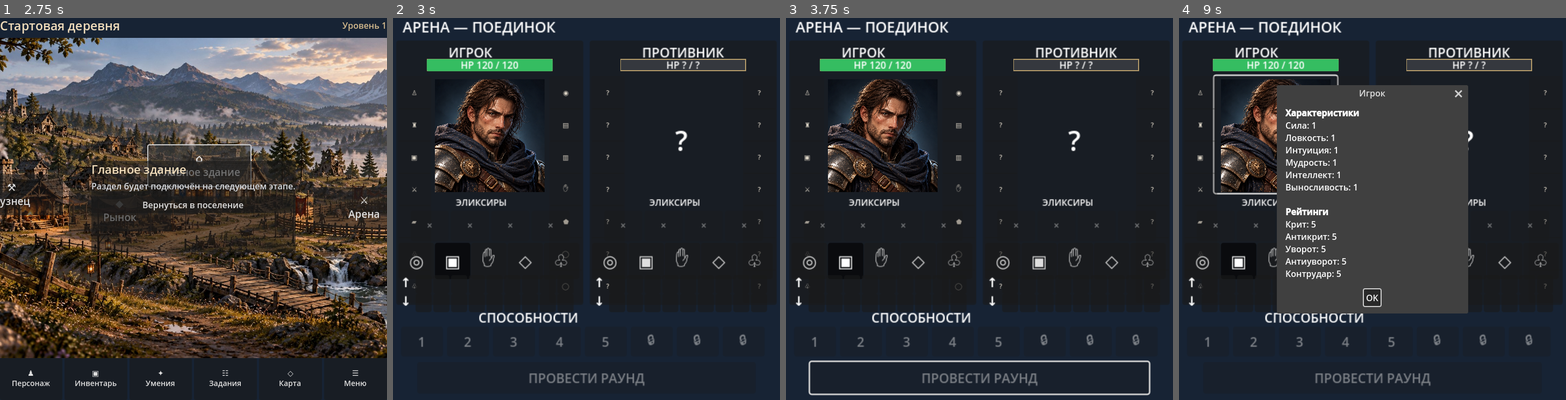
Above: before the commit, frames 1-4 (left to right).
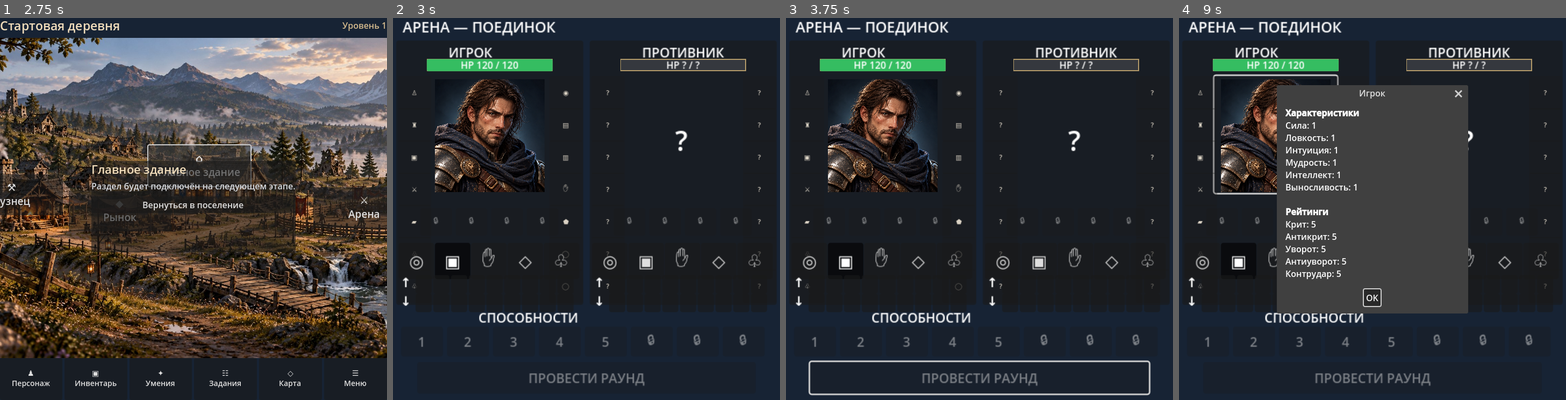
Above: after the commit, the same moments.

Repository: Archoniou1987/Battle-of-Artheon
Game: Godot game, scene res://scenes/main/main.tscn
Two runs of this game, one before a commit and one after it. Both use one fixed random seed, a clock stepped at 60 frames per second and the inputs below.
Inputs (mouse positions are in pixels of both pictures, inside the frame that each line leads up to):
- Up to frame 1 (2.75 s): click "⚒ Кузнец" at 0.5 s; click "◆ Рынок" at 1.25 s; click "⌂ Главное здание" at 2 s
- Up to frame 2 (3 s): click "⚔ Арена" at 2.75 s
- Up to frame 3 (3.75 s): click "♟ Персонаж" at 3.5 s
- Up to frame 4 (9 s): click "▣ Инвентарь" at 4.25 s; click "✦ Умения" at 5 s; click "☷ Задания" at 5.75 s; click "◇ Карта" at 6.5 s; click "☰ Меню" at 7.25 s; click "Вернуться в поселение" at 8 s; click (1275, 132) at 8.77 s

Frame 1 is identical in both runs. In frame 2, 0.6% of the frame differs, in the area x 4-95%, y 47-55%; in frame 3, 0.6%; in frame 4, 0.3%.

Commit message:
Compact elixir quickslots and remove redundant arena label

Diff:
--- a/ui/arena/arena_screen.gd
+++ b/ui/arena/arena_screen.gd
@@ -231,19 +231,14 @@
 	hp_overlays["player" if is_player else "enemy"] = health
 	if is_player:
 		hp_label = health
-	var subtitle := Label.new()
-	subtitle.text = "ЭЛИКСИРЫ"
-	subtitle.position = Vector2(74, 193)
-	subtitle.add_theme_font_size_override("font_size", 11)
-	inner.add_child(subtitle)
 	var elixir_row := HBoxContainer.new()
-	elixir_row.position = Vector2(18, 211)
-	elixir_row.add_theme_constant_override("separation", 3)
+	elixir_row.position = Vector2(30, 208)
+	elixir_row.add_theme_constant_override("separation", 5)
 	inner.add_child(elixir_row)
 	for elixir_index in range(4):
 		var elixir_button := Button.new()
-		elixir_button.custom_minimum_size = Vector2(47, 38)
-		elixir_button.add_theme_font_size_override("font_size", 12)
+		elixir_button.custom_minimum_size = Vector2(39, 34)
+		elixir_button.add_theme_font_size_override("font_size", 10)
 		elixir_button.disabled = true # UI only; no consumption or round action yet.
 		elixir_row.add_child(elixir_button)
 		if is_player:
@@ -321,11 +316,11 @@
 			var button := buttons[index]
 			button.disabled = true
 			if index >= capacity:
-				button.text = "×"
-				button.tooltip_text = "Слот эликсира недоступен"
+				button.text = "🔒"
+				button.tooltip_text = "Слот эликсира недоступен — нужен пояс"
 				continue
 			if index >= entries.size() or entries[index].is_empty():
-				button.text = "◇"
+				button.text = "♧"
 				button.tooltip_text = "Пустой слот эликсира"
 				continue
 			var item: Dictionary = entries[index]
